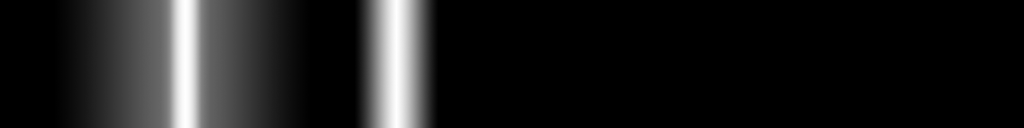
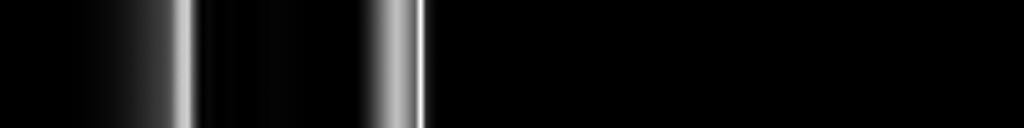
Layers edited between the first and the second 1024×128 image:
added layer "Layer 1" above "Lager 2" over [58, 0, 437, 128]
